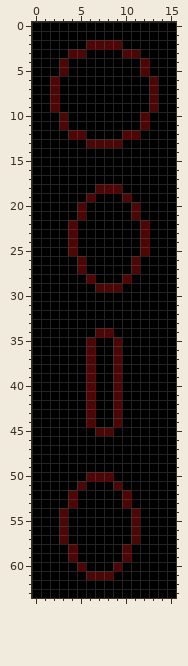
File history of a pixel-art sprite, assets/spritesheets/CoinSilhouette.png. Above, as it was before the edit.
The file is 16x64 pixels.
Now the later version:
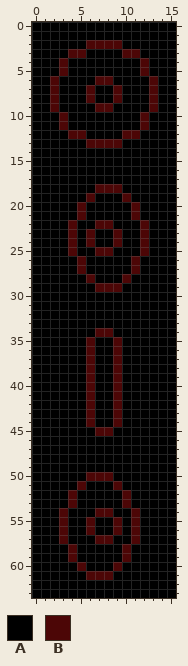
Palette (. is transparent): A #000000  B #4c0606
Difference:
Colour B replaces colour A in row 6 at x 7 to 8; in rows 7 to 8 at x 6 and 9; in row 9 at x 7 to 8; in row 22 at x 7 to 8; in rows 23 to 24 at x 6 and 9; in row 25 at x 7 to 8.
Colour B replaces colour A in row 54 at x 7 to 8; in rows 55 to 56 at x 6 and 9; in row 57 at x 7 to 8.
Boxes around the changes in both pictures, in picture pixels (x1, y1, x2, y2):
changed: (86, 76, 122, 112)
changed: (86, 220, 122, 256)
changed: (86, 508, 122, 544)
